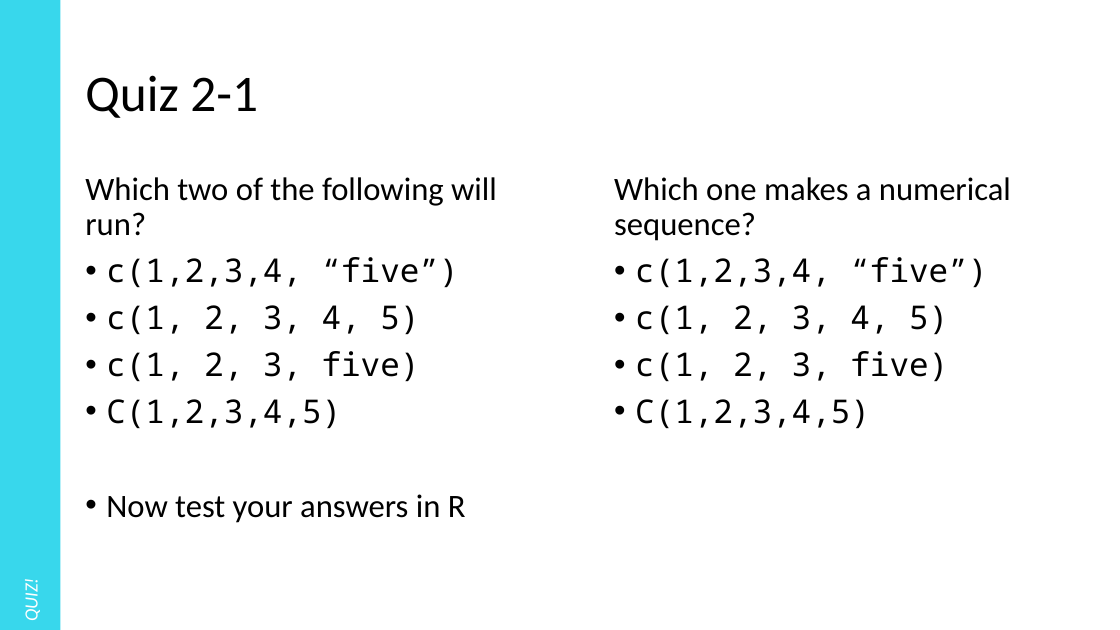
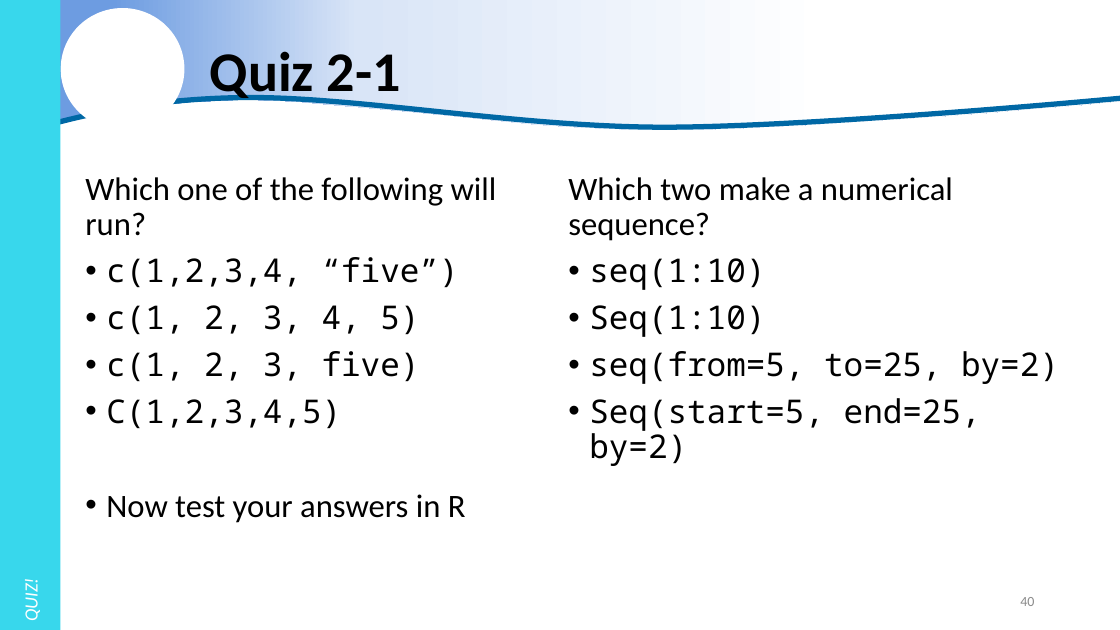
Before and after one commit to justinpriest/R_Intro_ADFG, a slide deck: slide 40 of The Basics of R.pptx (slide 29 before the commit). Drawn at 1120x630 pixels with LibreOffice and Linux fonts; fonts in the diff are those of the drawing; background and template pictures are left out. Boxes give left, top, right and bottom in pixels: in the first picture for what was removed or moved away, otherwise in the second. Text is boxed around its words. In the diff, an @@ line names an element or a change of style, - is before the commit and + after.

```diff
--- a/The Basics of R.pptx
+++ b/The Basics of R.pptx
@@ freeform shape added at box(0, 0, 1120, 139), fill gradient #6D9CE1 to #D9E5F7 to #FFFFFF @@
@@ ellipse added at box(60, 8, 184, 130), fill #FFFFFF @@
@@ title "Quiz 2-1": place and size @@
-title "Quiz 2-1" at box(85, 75, 258, 118)
+title "Quiz 2-1" at box(210, 51, 401, 104)
@@ title "Quiz 2-1" at box(210, 51, 401, 104): size 44 to 48 pt, bold on @@
@@ freeform shape added at box(0, 97, 1120, 138), outline #DAE3F3 4.5 pt @@
@@ text at box(85, 177, 497, 236): text changed @@
-Which two of the following will run?
+Which one of the following will run?
@@ text at box(568, 177, 1059, 466): text changed @@
-Which one makes a numerical sequence?
-• c(1,2,3,4, “five”)
-• c(1, 2, 3, 4, 5)
-• c(1, 2, 3, five)
-• C(1,2,3,4,5)
+Which two make a numerical sequence?
+• seq(1:10)
+• Seq(1:10)
+• seq(from=5, to=25, by=2)
+• Seq(start=5, end=25, by=2)
@@ page number added at box(1020, 597, 1034, 606), 12 pt, text #8C8C8C @@
+40
```
Also in this commit, not shown: 66 other slides changed, 16 slides added, 1 slide removed, 6 other files.
